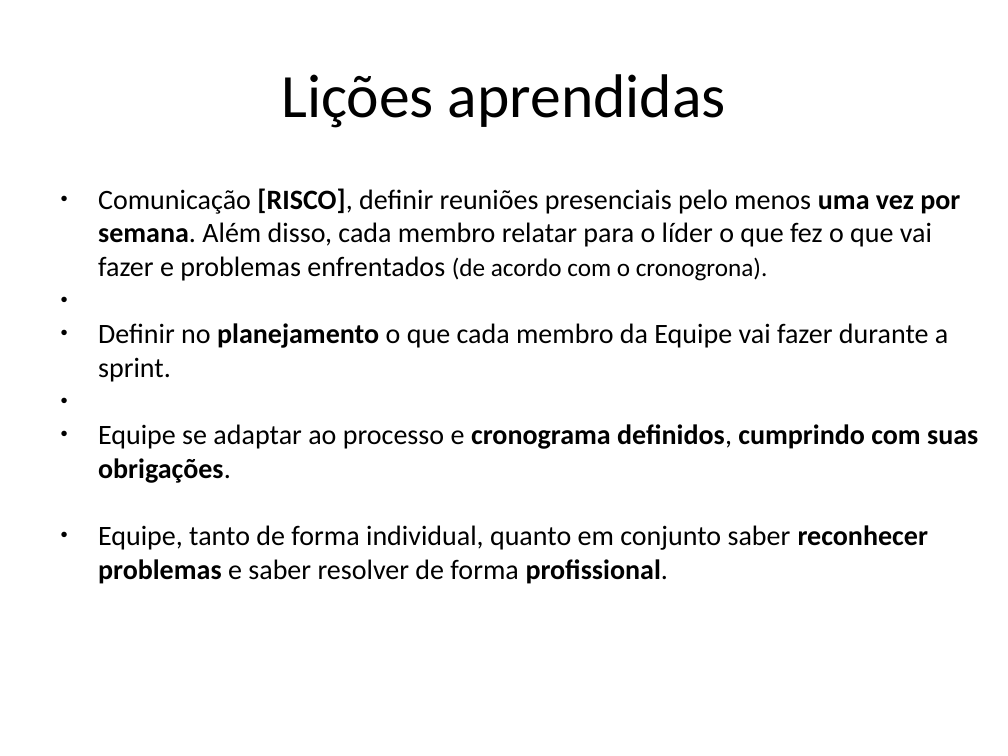
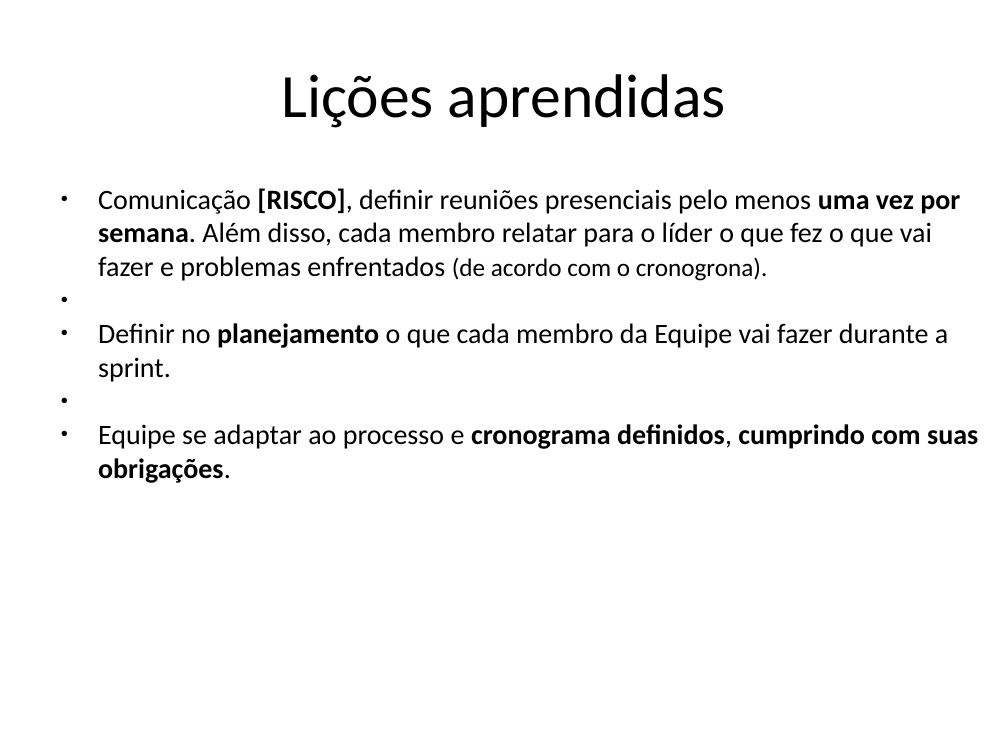
Before and after one commit to AjudeMais/ajudeMais-Projeto, a slide deck: slide 15 of Projeto-AjudeMais/002-Acompanhamento/Iteracao-01/ADR - apresentacao de resultados-IT01.pptx (slide 7 before the commit). Drawn at 1008x756 pixels with LibreOffice and Linux fonts; fonts in the diff are those of the drawing. Boxes give left, top, right and bottom in pixels: in the first picture for what was removed or moved away, otherwise in the second. Text is boxed around its words. In the diff, an @@ line names an element or a change of style, - is before the commit and + after.

```diff
--- a/Projeto-AjudeMais/002-Acompanhamento/Iteracao-01/ADR - apresentacao de resultados-IT01.pptx
+++ b/Projeto-AjudeMais/002-Acompanhamento/Iteracao-01/ADR - apresentacao de resultados-IT01.pptx
@@ text at (98,525,928,584): paragraph removed @@
-● Equipe, tanto de forma individual, quanto em conjunto saber reconhecer problemas e saber resolver de forma profissional.
```
Also in this commit, not shown: 2 other slides changed, 9 slides added, 1 slide removed, 2 other files.
